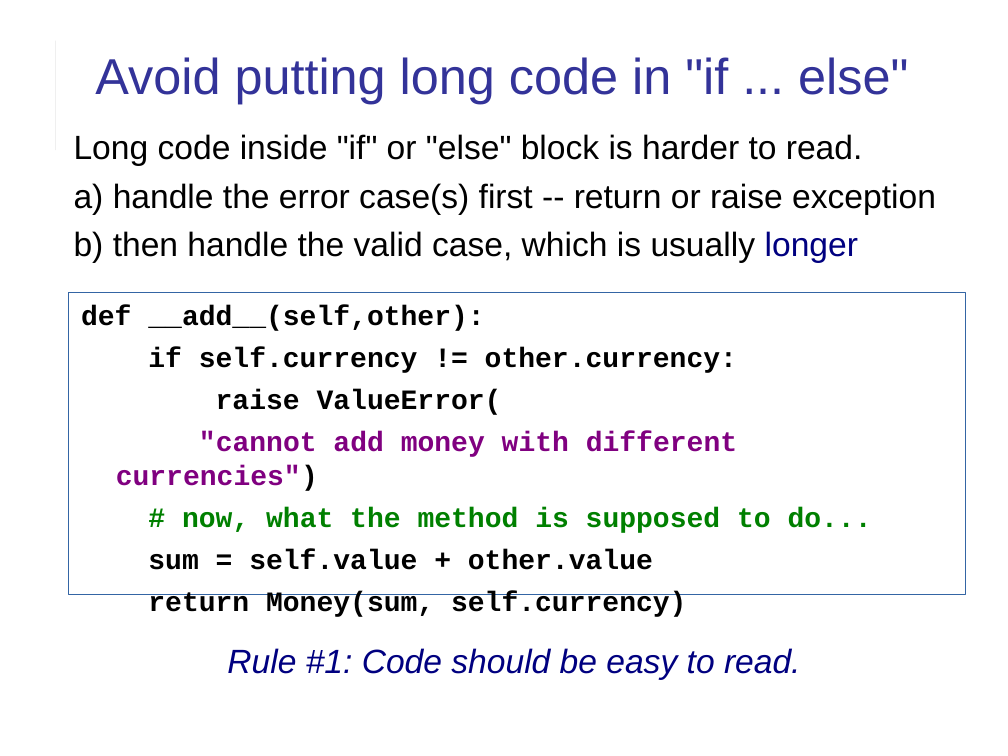
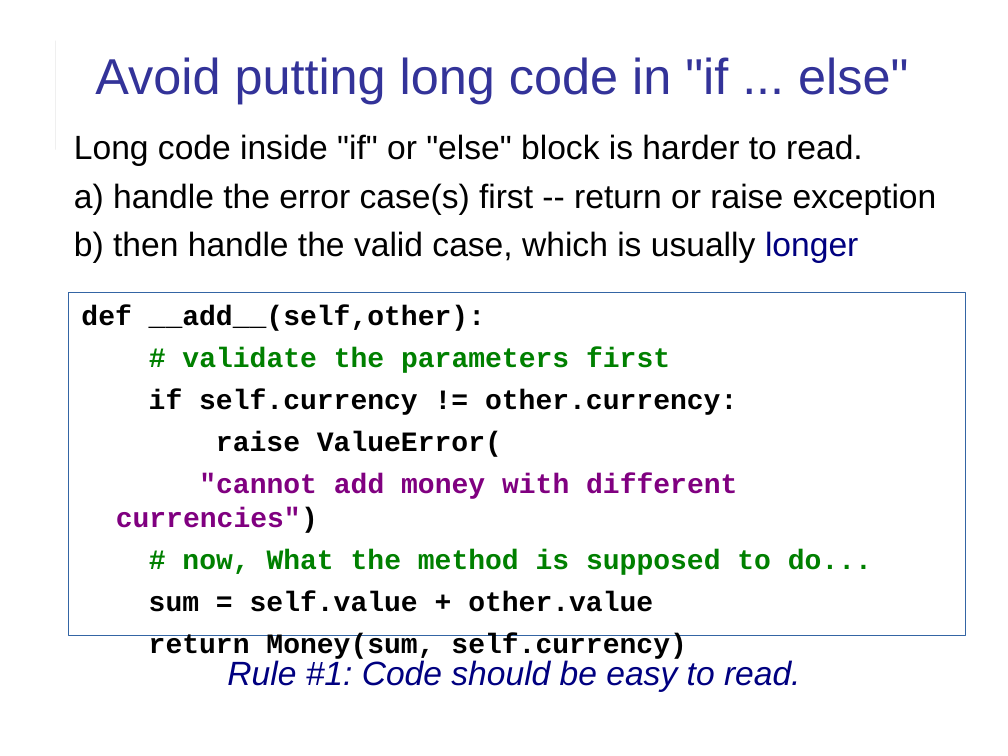
Before and after one commit to cpske/ISP, a slide deck: slide 4 of assignment/feedback/Quiz1-feedback.ppt. Drawn at 1008x756 pixels with LibreOffice and Linux fonts; fonts in the diff are those of the drawing. Boxes give left, top, right and bottom in pixels: in the first picture for what was removed or moved away, otherwise in the second. Text is boxed around its words. In the diff, an @@ line names an element or a change of style, - is before the commit and + after.

```diff
--- a/assignment/feedback/Quiz1-feedback.ppt
+++ b/assignment/feedback/Quiz1-feedback.ppt
@@ rectangle "def __add__(self,other):": place and size @@
-rectangle "def __add__(self,other):" at [69, 292, 966, 595]
+rectangle "def __add__(self,other):" at [69, 292, 966, 635]
@@ text in rectangle at [182, 347, 670, 373]: paragraph added @@
+# validate the parameters first
@@ text in rectangle at [182, 549, 872, 575]: text changed @@
-# now, what the method is supposed to do...
+# now, What the method is supposed to do...
@@ text "Rule #1: Code should be ...": place and size @@
-text "Rule #1: Code should be ..." at [227, 648, 801, 680]
+text "Rule #1: Code should be ..." at [227, 658, 801, 692]
```
Also in this commit, not shown: 6 other slides changed, 2 slides added, 4 other files.
